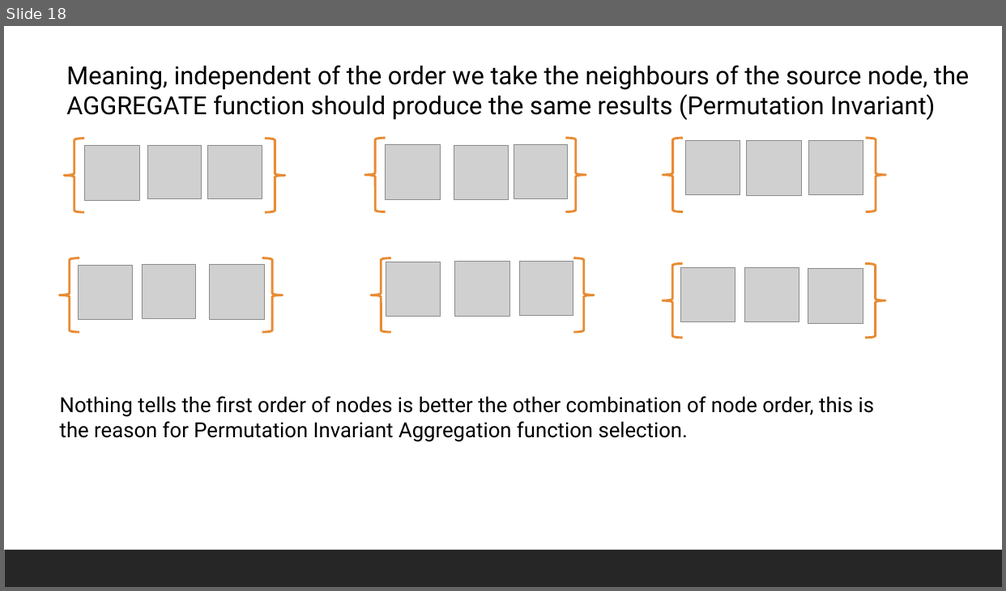
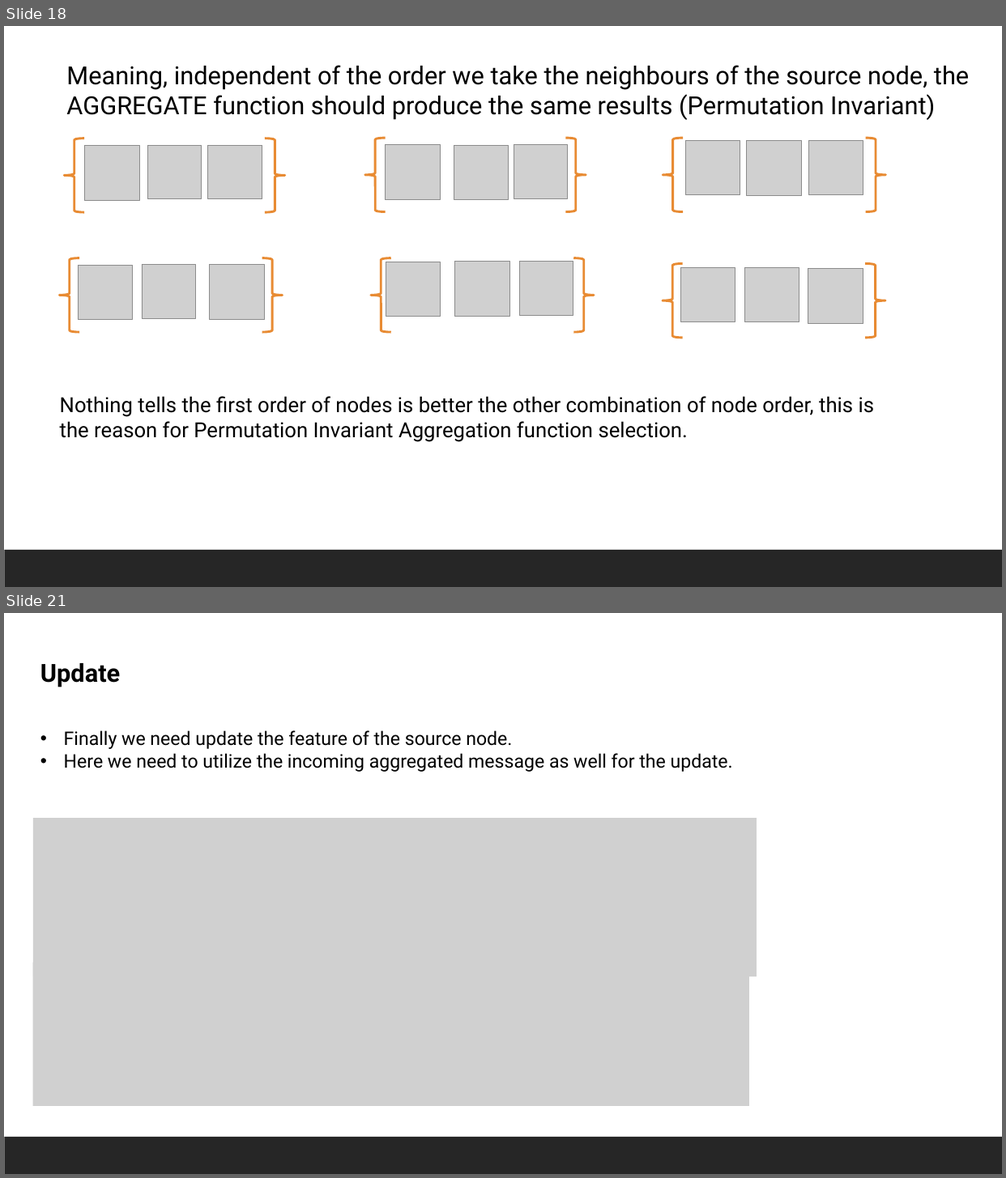
Before and after one commit to vmenan/gnn_workshop, a slide deck: Slides/Graph Neural Networks Theory and Application.pptx. Shown one above the other, each under a label of ours: slide 18 before the commit, slides 18 and 21 after it; the slides between them are not shown. The pictures are 1006x591 and 1006x1178 pixels, drawn with LibreOffice and Linux fonts; fonts in the diff are those of the drawing; grey boxes stand for pictures. Boxes give left, top, right and bottom in pixels: in the first picture for what was removed or moved away, otherwise in the second. Text is boxed around its words. In the diff, an @@ line names an element or a change of style, - is before the commit and + after.

```diff
--- a/Slides/Graph Neural Networks Theory and Application.pptx
+++ b/Slides/Graph Neural Networks Theory and Application.pptx
@@ slide 21 added at [4,613,1002,1174], background #FFFFFF; not listed: 1 template element that a slide beside it also shows @@
@@ text added at [40,663,121,688], 24 pt, text #000000, bold @@
+Update
@@ text added at [64,730,733,772], 18 pt, text #000000 @@
+• Finally we need update the feature of the source node.
+• Here we need to utilize the incoming aggregated message as well for the update.
@@ picture added at [33,818,757,977] @@
@@ picture added at [33,963,750,1106] @@
```
Also in this commit, not shown: 1 slide changed, 4 other slides added.
